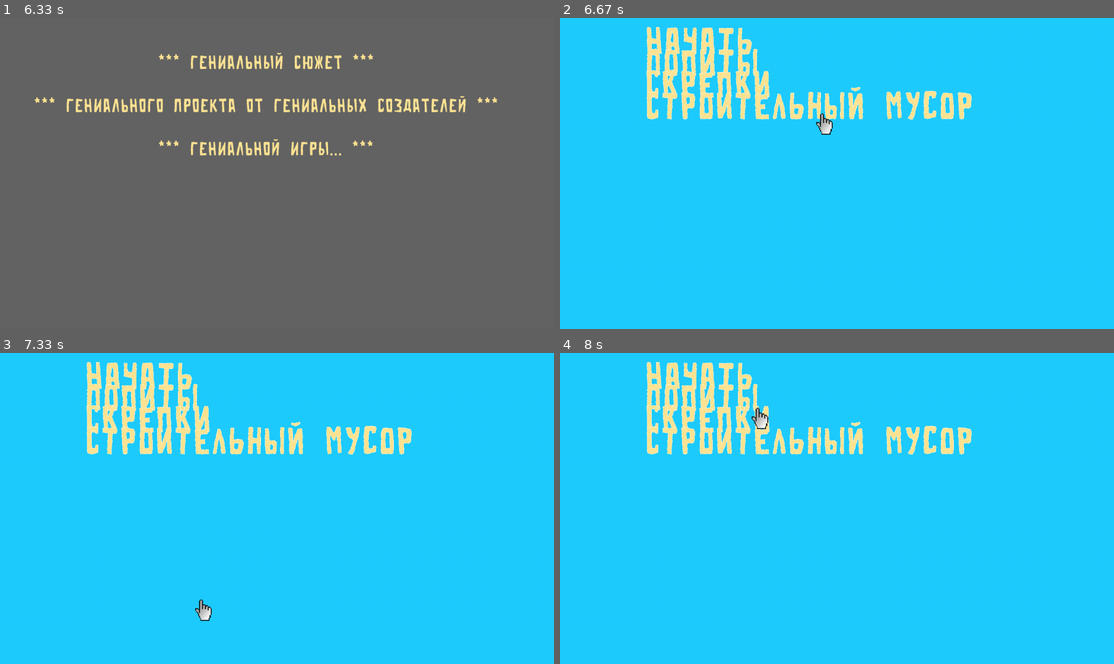
Above: before the commit, frames 1-4 (two rows, left to right).
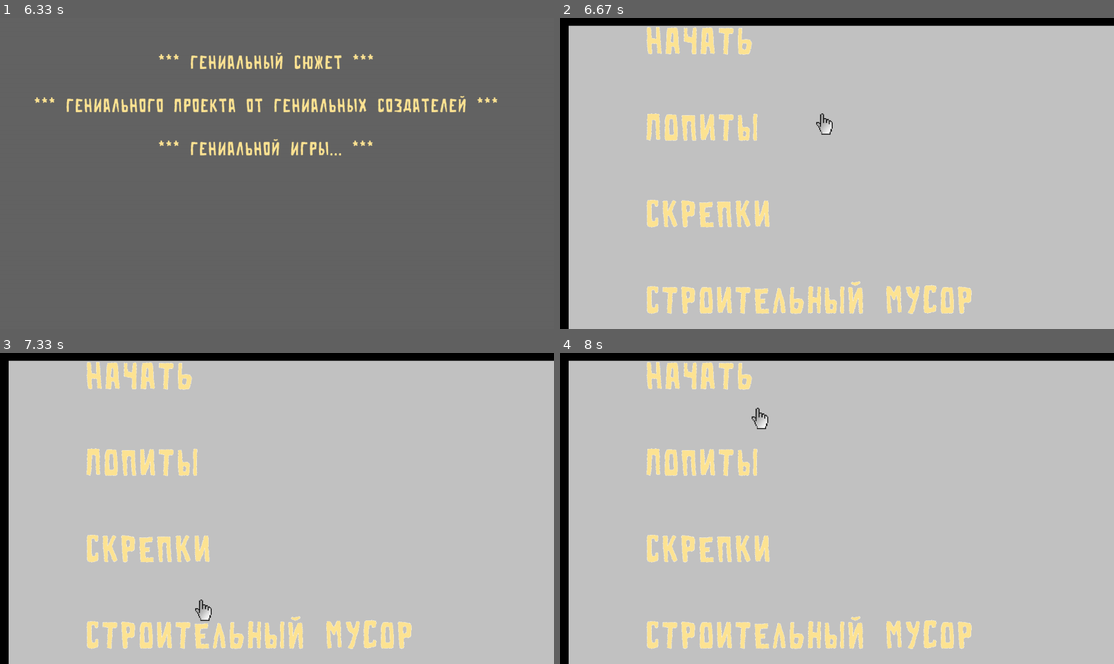
Above: after the commit, the same moments.

Repository: realReloadTime/GoodAppsProduction
Game: pygame game, started from start.py
Same seed, same stepped clock (60 frames per second), same inputs: the game is played once before the commit and once after it.
Inputs (mouse positions are in pixels of both pictures, inside the frame that each line leads up to):
- Up to frame 1 (6.33 s): click "Новая игра" at 0.38 s; tap Esc at 5.67 s
- Up to frame 2 (6.67 s): no input
- Up to frame 3 (7.33 s): click (155, 452) at 6.75 s; click (193, 598) at 7.08 s
- Up to frame 4 (8 s): click (670, 623) at 7.42 s; click (748, 405) at 7.75 s

Frame 1 is identical in both runs. In frame 2, 99% of the frame differs, in the area x 0-100%, y 0-100%; in frame 3, 99%; in frame 4, 99%.

Commit message:
refactored structure of modules added def label, background on starting screen

Diff:
--- a/button.py
+++ b/modules/pygame_button.py
@@ -30,15 +30,15 @@
         self.name = name
         self.image = clear_and_load_image('clear_image.png', -1)
         self.coords = coords
-        font = pygame.font.Font('data/start_shr.ttf', 100)
+        font = pygame.font.Font('text_fonts/start_shr.ttf', 100)
         text_surface = font.render(name, True, pygame.Color('#FFE594'))
-        pygame.transform.scale(self.image, text_surface.get_size())
+        self.image = pygame.transform.scale(self.image, text_surface.get_size())
         self.image.blit(text_surface, (0, 0))
         self.rect = coords
 
     def clicked(self, mouse_pos):
         x, y = mouse_pos
-        if self.coords[0] <= x <= self.coords[0] + self.rect[0] and\
-           self.coords[1] <= y <= self.coords[1] + self.rect[1]:
+        if self.coords[0] <= x <= self.coords[0] + self.image.get_rect()[2] and\
+           self.coords[1] <= y <= self.coords[1] + self.image.get_rect()[3]:
             return True
         return False
--- /dev/null
+++ b/modules/pygame_image.py
@@ -0,0 +1,30 @@
+import pygame
+import os
+import sys
+
+
+class Background(pygame.sprite.Sprite):  # специальный класс для добавления фонового изображения
+    def __init__(self, image_file, location=(0, 0)):
+        pygame.sprite.Sprite.__init__(self)
+        self.image = pygame.image.load(image_file)
+        self.rect = self.image.get_rect()
+        self.rect.left, self.rect.top = location
+
+
+def load_image(name, colorkey=None):
+    fullname = os.path.join('data', name)
+    # если файл не существует, то выходим
+    if not os.path.isfile(fullname):
+        print(f"Файл с изображением '{fullname}' не найден")
+        sys.exit()
+    image = pygame.image.load(fullname)
+
+    if colorkey is not None:
+        image = image.convert()
+        if colorkey == -1:
+            colorkey = image.get_at((0, 0))
+        image.set_colorkey(colorkey)
+    else:
+        image = image.convert_alpha()
+
+    return image
--- /dev/null
+++ b/modules/text.py
@@ -0,0 +1,9 @@
+import pygame
+
+pygame.init()
+
+
+def label(text, location, font_name='text_fonts/start_shr.ttf', size=50, color='black'):
+    font = pygame.font.Font(font_name, 100)
+    text_surface = font.render(text, True, pygame.Color(color))
+    return text_surface, text_surface.get_width() + location[0], text_surface.get_height() + location[1]
--- a/start.py
+++ b/start.py
@@ -1,10 +1,9 @@
 # ЗАДАЧИ  !!!
 
-# Нарисовать фоны для экранов, анимации(не в приоритете)
 # Начать разработку дата базы для сохранения данных
 
 import pygame
-from button import Button
+from modules import pygame_button, pygame_image
 from win32api import GetSystemMetrics
 import os
 import sys
@@ -36,7 +35,7 @@
         font = pygame.font.Font(None, 100)
         buttons = ['Начать', 'Попиты', 'Скрепки', 'Строительный мусор']
         for button in buttons:
-            new_button = Button(button, (200, 50 * buttons.index(button)), self.buttons_start_group)
+            new_button = pygame_button.Button(button, (200, 200 * buttons.index(button)), self.buttons_start_group)
 
         # запускаем приложение
         self.app_running()
@@ -50,11 +49,10 @@
         clock = pygame.time.Clock()
         running = True
 
-        cursor = load_image('translucent_pixel.png', -1)
+        cursor = pygame_image.load_image('translucent_pixel.png', -1)
         cursor = pygame.transform.scale(cursor, (40, 50))
 
         while running:
-            # self.screen.fill((31, 204, 255))  # голубой цвет(заглушка для фона)
             for event in pygame.event.get():
                 if event.type == pygame.QUIT or \
                         event.type == pygame.KEYDOWN and event.key == pygame.K_ESCAPE:  # выход на кнопку ESC
@@ -91,7 +89,6 @@
                                 self.menu_button_location[0][1] + self.menu_button_location[0][3]:
                             self.selected_screen = self.all_screens[1]
 
-
                         # нажатие по кнопке Продолжить
                         elif self.menu_button_location[1][0] <= event.pos[0] <=\
                                 self.menu_button_location[1][0] + self.menu_button_location[1][2] and\
@@ -106,6 +103,7 @@
                                 self.menu_button_location[2][1] + self.menu_button_location[2][3]:
                             self.selected_screen = self.all_screens[3]
 
+                    # кнопки на стартовом экране
                     if self.selected_screen == self.all_screens[1]:
                         for sprite in self.buttons_start_group.sprites():
                             if sprite.clicked(event.pos):
@@ -134,7 +132,7 @@
             clock.tick(100)
 
     def draw_main_menu(self):  # перенести сюда простыню из app_running
-        menu_background = Background('data/background_menu.png', [0, 0])
+        menu_background = pygame_image.Background('data/background_menu.png', [0, 0])
         self.screen.blit(menu_background.image, menu_background.rect)
 
         for i in range(3):
@@ -197,28 +195,28 @@
                    'овольно' not in element and\
                    'друга' not in element and\
                    'жизнь' not in element:
-                    font = pygame.font.Font('data/start_shr.ttf', 50)
+                    font = pygame.font.Font('text_fonts/start_shr.ttf', 50)
                     text = font.render(element, True, pygame.Color('#FFE594'))  # текст
                     text_x = self.width // 1.92 - text.get_width() // 2 - 50
                     text_y = self.height // 7 - text.get_height() // 2 + 50 * ind
                     text_w = text.get_width()
                     text_h = text.get_height()
                 elif 'вольно' in element:
-                    font = pygame.font.Font('data/start_shr.ttf', 120)
+                    font = pygame.font.Font('text_fonts/start_shr.ttf', 120)
                     text = font.render(element, True, pygame.Color('#FFE594'))  # текст
                     text_x = self.width // 1.92 - text.get_width() // 2 - 50
                     text_y = self.height // 8 - text.get_height() // 2 + 50 * ind
                     text_w = text.get_width()
                     text_h = text.get_height()
                 elif 'друга' in element or 'жизнь' in element:
-                    font = pygame.font.Font('data/start_shr.ttf', 90)
+                    font = pygame.font.Font('text_fonts/start_shr.ttf', 90)
                     text = font.render(element, True, pygame.Color('#FFE594'))  # текст
                     text_x = self.width // 1.92 - text.get_width() // 2 - 50
                     text_y = self.height // 6 - text.get_height() // 2 + 100 * ind
                     text_w = text.get_width()
                     text_h = text.get_height()
                 else:
-                    font = pygame.font.Font('data/start_shr.ttf', 200)
+                    font = pygame.font.Font('text_fonts/start_shr.ttf', 200)
                     text = font.render(element, True, pygame.Color('#FFE594'))  # текст
                     text_x = self.width // 1.92 - text.get_width() // 2 - 50
                     text_y = self.height // 3 - text.get_height() // 2 + 50 * ind
@@ -240,7 +238,9 @@
                     clock.tick(999999)
 
     def starting_screen(self):  # здесь будет рисоваться стартовый экран
-        self.screen.fill((31, 204, 255))  # голубой цвет(заглушка для фона)
+        screen_background = pygame_image.Background('data/computer_prototype.png')
+        self.screen.blit(screen_background.image, screen_background.rect)
+        # self.screen.fill((31, 204, 255))  # голубой цвет(заглушка для фона)
         self.buttons_start_group.draw(self.screen)
 
     def desktop_screen(self):  # здесь будет рисоваться "рабочий" стол
@@ -252,32 +252,5 @@
         pygame.quit()
 
 
-class Background(pygame.sprite.Sprite):  # специальный класс для добавления фонового изображения
-    def __init__(self, image_file, location):
-        pygame.sprite.Sprite.__init__(self)
-        self.image = pygame.image.load(image_file)
-        self.rect = self.image.get_rect()
-        self.rect.left, self.rect.top = location
-
-
-def load_image(name, colorkey=None):
-    fullname = os.path.join('data', name)
-    # если файл не существует, то выходим
-    if not os.path.isfile(fullname):
-        print(f"Файл с изображением '{fullname}' не найден")
-        sys.exit()
-    image = pygame.image.load(fullname)
-
-    if colorkey is not None:
-        image = image.convert()
-        if colorkey == -1:
-            colorkey = image.get_at((0, 0))
-        image.set_colorkey(colorkey)
-    else:
-        image = image.convert_alpha()
-
-    return image
-
-
 if __name__ == '__main__':
     app = SellAndGive()
Binary file changed: data/clear_image.png
Binary file added: data/computer_prototype.png
Renamed: data/button_shr.ttf -> text_fonts/button_shr.ttf
Renamed: data/start_shr.ttf -> text_fonts/start_shr.ttf
